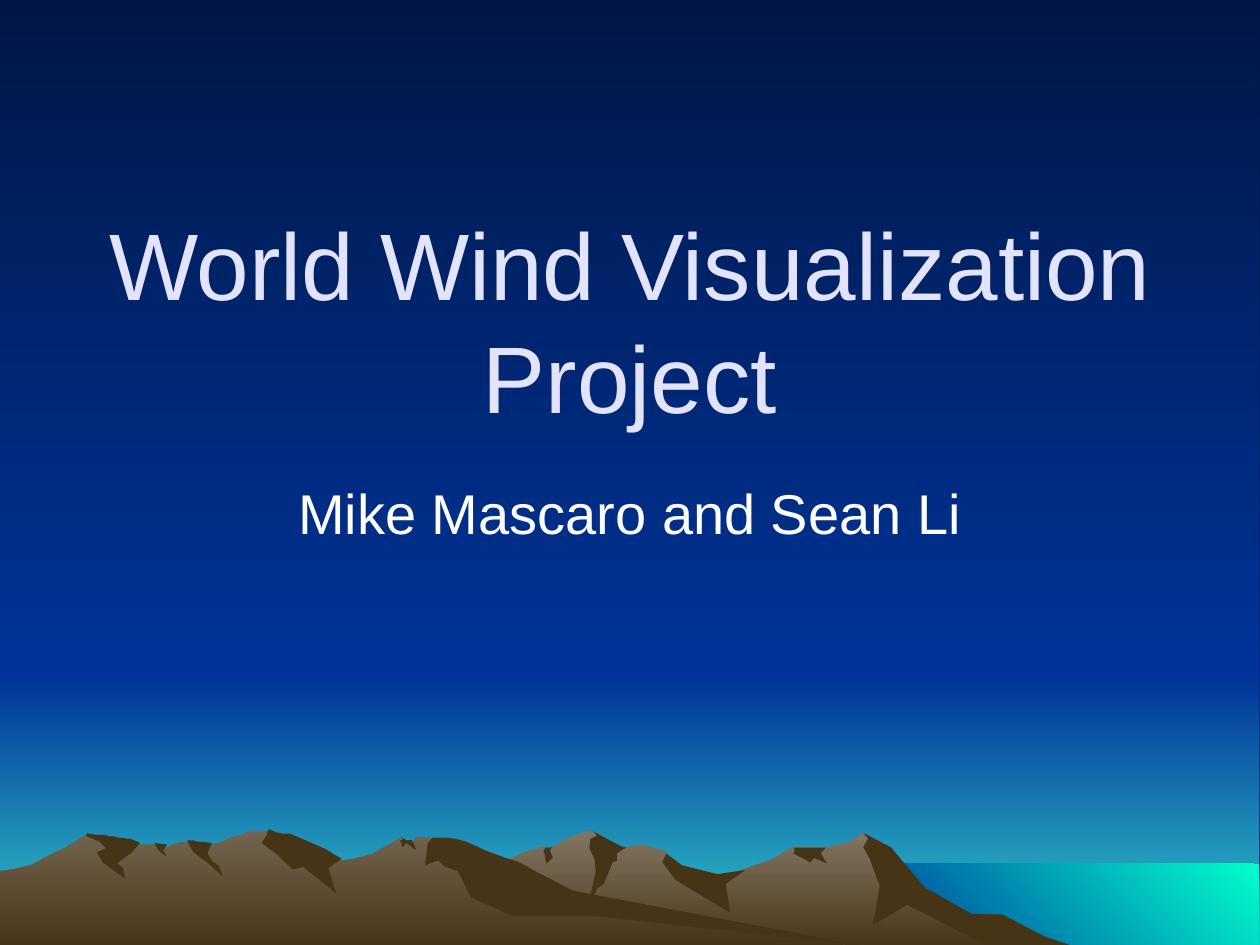
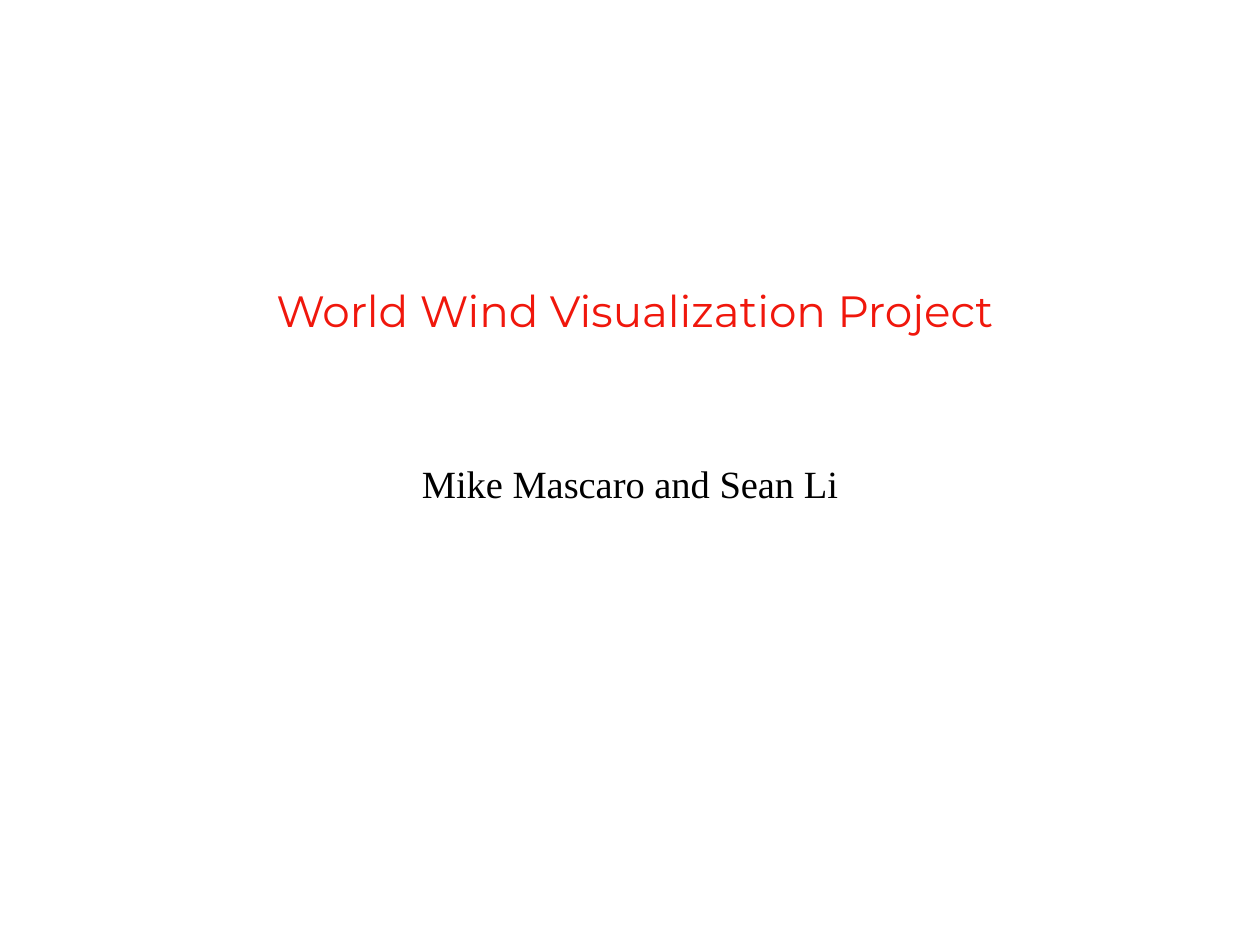
Before and after one commit to mdmzero0/WorldWind_Applet, a slide deck: slide 1 of Documentation/World Wind Visualization Project.ppt. Drawn at 1260x945 pixels with LibreOffice and Linux fonts; fonts in the diff are those of the drawing; background and template pictures are left out. Boxes give left, top, right and bottom in pixels: in the first picture for what was removed or moved away, otherwise in the second. Text is boxed around its words. In the diff, an @@ line names an element or a change of style, - is before the commit and + after.

```diff
--- a/Documentation/World Wind Visualization Project.ppt
+++ b/Documentation/World Wind Visualization Project.ppt
@@ background gradient #001746 to #003399 to picture (left out) @@
@@ freeform shape removed at (0, 3, 1259, 674) @@
@@ title "World Wind Visualization Project": place and size @@
-title "World Wind Visualization Project" at (109, 231, 1151, 430)
+title "World Wind Visualization Project" at (276, 294, 994, 336)
@@ title "World Wind Visualization Project" at (276, 294, 994, 336): size 54 to 25 pt, font Arial to Montserrat, text colour #E3E3FF to #F0170C; line spacing 1 to 0.8; vertical alignment middle to top @@
@@ subtitle "Mike Mascaro and Sean Li": place and size @@
-subtitle "Mike Mascaro and Sean Li" at (298, 493, 961, 535)
+subtitle "Mike Mascaro and Sean Li" at (422, 471, 838, 499)
@@ subtitle "Mike Mascaro and Sean Li" at (422, 471, 838, 499): size 32 to 22 pt, font Arial to Times New Roman, text colour #FFFFFF to #000000; less space between paragraphs @@
@@ freeform shape removed at (0, 675, 1259, 945) @@
@@ group removed at (0, 832, 1081, 945): 7 freeform shapes @@
@@ group removed at (87, 830, 869, 945): 6 freeform shapes @@
@@ freeform shape removed at (861, 864, 1260, 945) @@
```
Also in this commit, not shown: 1 other slide changed, 10 slides added, 3 slides removed.
